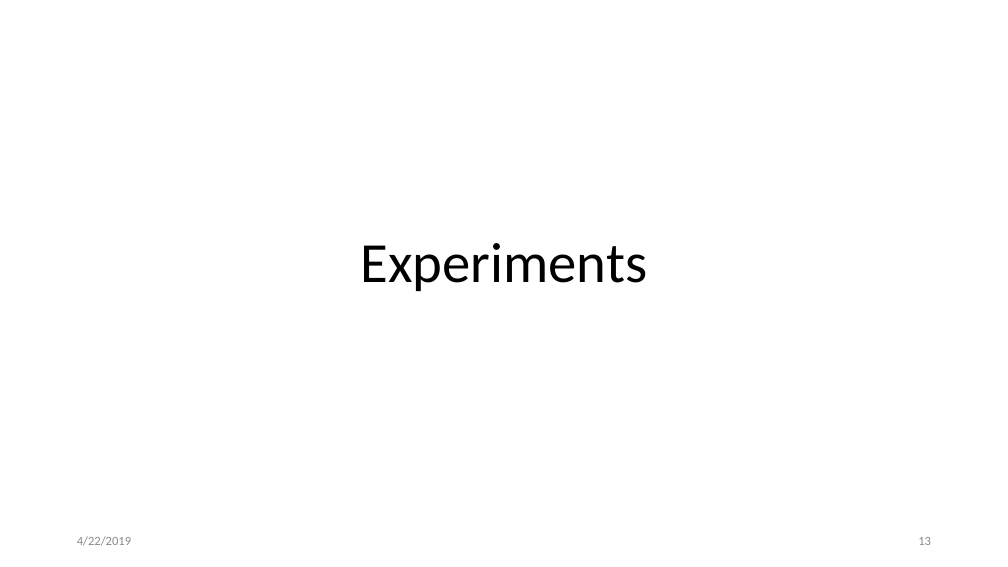
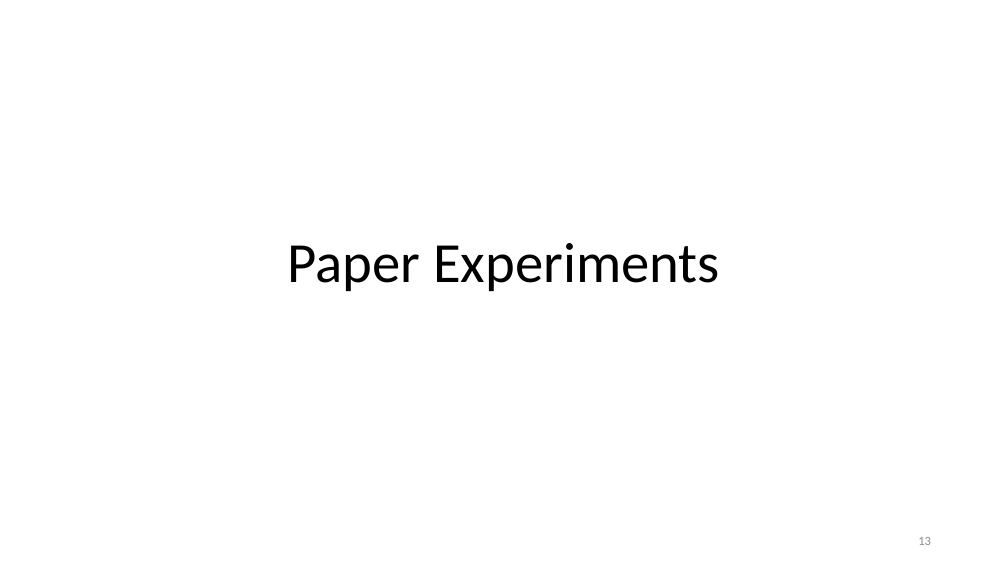
Before and after one commit to aniksh/sketchycgm-python, a slide deck: slide 13 of presentation.pptx. Drawn at 1008x567 pixels with LibreOffice and Linux fonts; fonts in the diff are those of the drawing. Boxes give left, top, right and bottom in pixels: in the first picture for what was removed or moved away, otherwise in the second. Text is boxed around its words. In the diff, an @@ line names an element or a change of style, - is before the commit and + after.

```diff
--- a/presentation.pptx
+++ b/presentation.pptx
@@ text at <box>288,243,720,291</box>: text changed @@
-Experiments
+Paper Experiments
@@ text removed at <box>77,536,131,546</box> @@
-4/22/2019
```
Also in this commit, not shown: 22 other slides changed, 14 slides added, 2 slides removed.
